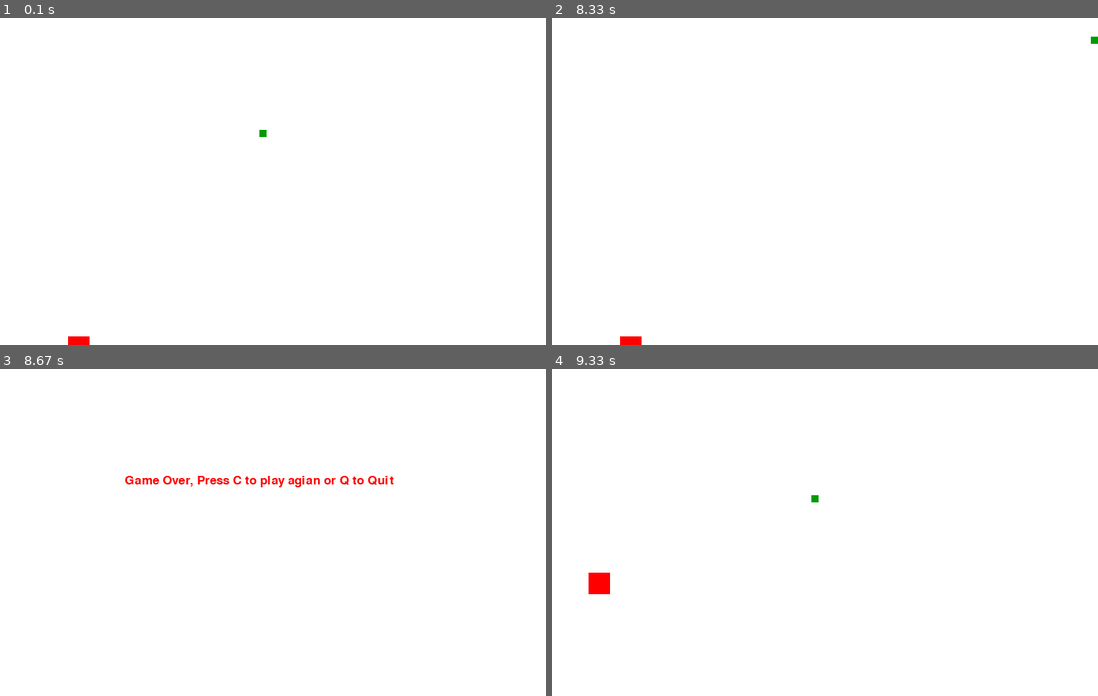
Above: before the commit, frames 1-4 (two rows, left to right).
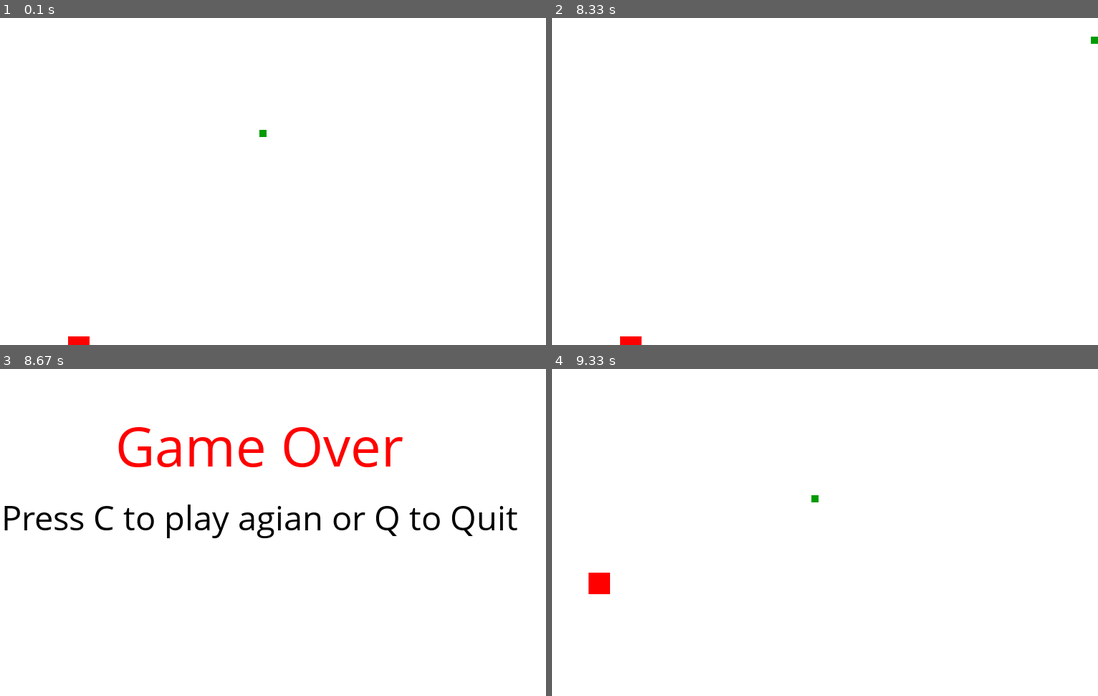
Above: after the commit, the same moments.

Repository: ravenusmc/Learn_Pygame
Game: pygame game, started from main.py
Two runs of this game, one before a commit and one after it. Both use one fixed random seed, a clock stepped at 60 frames per second and the inputs below.
Inputs:
- Up to frame 1 (0.1 s): no input
- Up to frame 2 (8.33 s): hold Up 0.33-0.8 s; hold Right 0.83-1.47 s; hold Down 1.5-1.87 s; hold Left 1.9-2.37 s; hold Right 2.4-2.87 s; hold Up 2.9-3.2 s; hold Right 3.23-3.7 s; hold Left 3.73-4.27 s; hold Down 4.3-4.6 s; hold Left 4.63-5.03 s; hold Up 5.07-5.43 s; hold Right 5.47-6.1 s; hold Down 6.13-6.5 s; hold Left 6.53-7 s; hold Right 7.03-7.5 s; hold Up 7.53-7.83 s; hold Right from 7.87 s (still down)
- Up to frame 3 (8.67 s): release Right at 8.33 s; hold Left from 8.37 s (still down)
- Up to frame 4 (9.33 s): release Left at 8.9 s; tap C at 8.93 s; hold Down from 9.27 s (still down)

Frames 1-2 are identical in both runs. In frame 3, 4.5% of the frame differs, in the area x 0-95%, y 17-52%; in frame 4, nothing differs.

Commit message:
changed font and size of gameover text

Diff:
--- a/main.py
+++ b/main.py
@@ -20,18 +20,25 @@
 block_size = 10
 FPS = 30
 
-font = pygame.font.SysFont(None, 25)
+smallfont = pygame.font.SysFont("comicsansms", 25)
+medfont = pygame.font.SysFont("comicsansms", 50)
+largefont = pygame.font.SysFont("comicsansms", 80)
+
 
 ##Functions
-def text_objects(text, color):
-    textSurface = font.render(text, True, color)
+def text_objects(text, color, size):
+    if size == "small":
+        textSurface = smallfont.render(text, True, color)
+    elif size == "medium":
+        textSurface = medfont.render(text, True, color)
+    elif size == "large":
+        textSurface = largefont.render(text, True, color)
+
     return textSurface, textSurface.get_rect()
 
-def message_to_screen(msg, color):
-##    screen_text = font.render(msg, True, color)
-##    gameDisplay.blit(screen_text, [display_width/2, display_height/2])
-    textSurf, textRect = text_objects(msg, color)
-    textRect.center = (display_width / 2), (display_height / 2)
+def message_to_screen(msg, color, y_displace=0, size= "small"):
+    textSurf, textRect = text_objects(msg, color, size)
+    textRect.center = (display_width / 2), (display_height / 2) + y_displace
     gameDisplay.blit(textSurf, textRect)
 
 def snake(block_size, snakelist):
@@ -61,7 +68,8 @@
 
         while gameOver == True:
             gameDisplay.fill(white)
-            message_to_screen("Game Over, Press C to play agian or Q to Quit", red)
+            message_to_screen("Game Over", red, -50, size="large")
+            message_to_screen("Press C to play agian or Q to Quit", black, 50, size="medium")
             pygame.display.update()
 
             for event in pygame.event.get():
